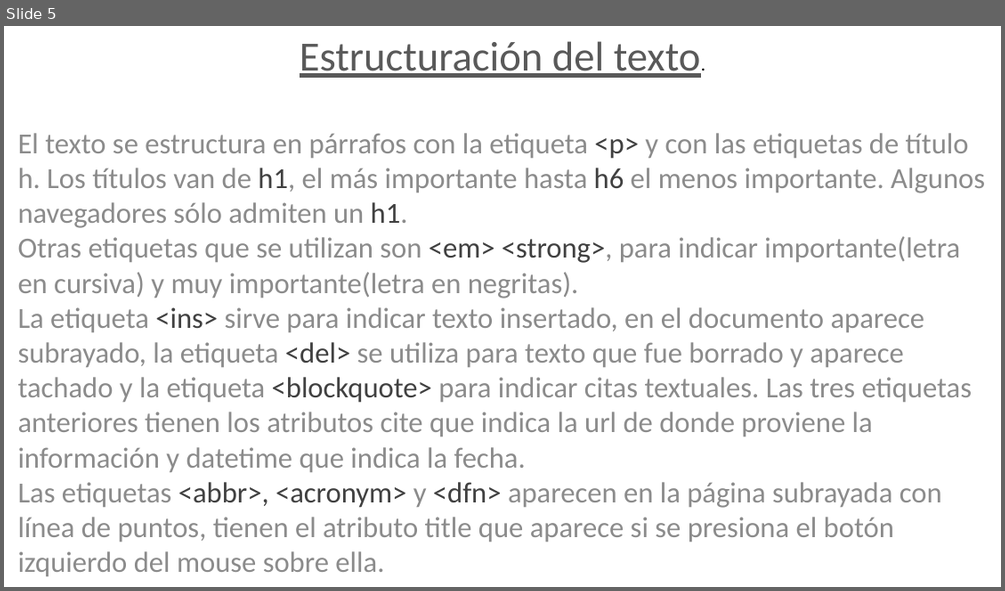
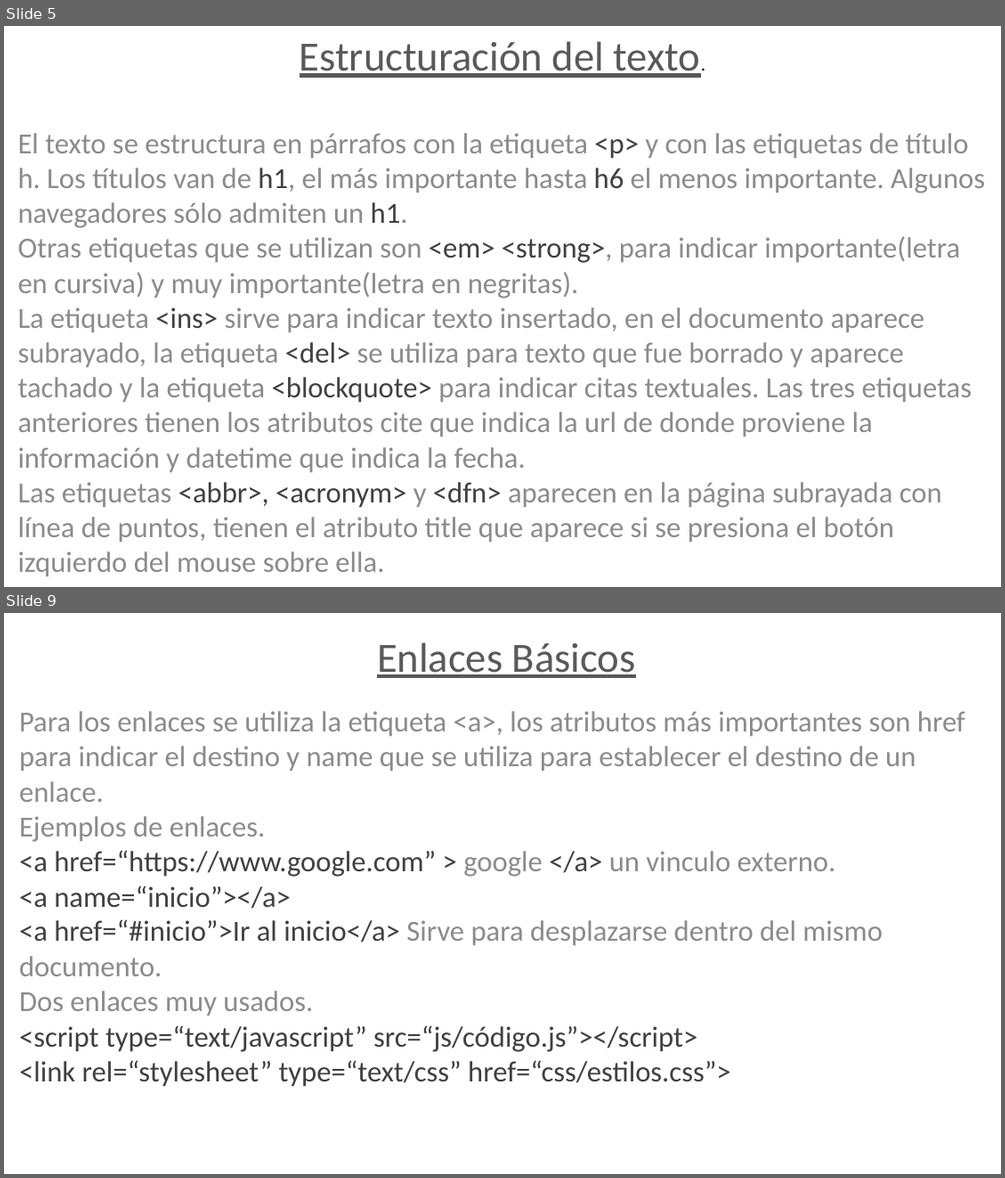
Before and after one commit to juanjomac/ApunteHtml, a slide deck: Presentación1.pptx. Shown one above the other, each under a label of ours: slide 5 before the commit, slides 5 and 9 after it; the slides between them are not shown. The pictures are 1005x591 and 1005x1178 pixels, drawn with LibreOffice and Linux fonts; fonts in the diff are those of the drawing. Boxes give left, top, right and bottom in pixels: in the first picture for what was removed or moved away, otherwise in the second. Text is boxed around its words. In the diff, an @@ line names an element or a change of style, - is before the commit and + after.

```diff
--- a/Presentación1.pptx
+++ b/Presentación1.pptx
@@ slide 9 added at [4,613,1001,1174], background #FFFFFF @@
@@ text added at [19,642,965,1086], 28 pt, text #8C8C8C @@
+Enlaces Básicos
+Para los enlaces se utiliza la etiqueta <a>, los atributos más importantes son href para indicar el destino y name que se utiliza para establecer el destino de un enlace.
+Ejemplos de enlaces.
+<a href=“https://www.google.com” > google </a> un vinculo externo.
+<a name=“inicio”></a>
+<a href=“#inicio”>Ir al inicio</a> Sirve para desplazarse dentro del mismo documento.
+Dos enlaces muy usados.
+<script type=“text/javascript” src=“js/código.js”></script>
+<link rel=“stylesheet” type=“text/css” href=“css/estilos.css”>
```
Also in this commit, not shown: 1 slide changed, 11 other slides added, 1 slide removed.
